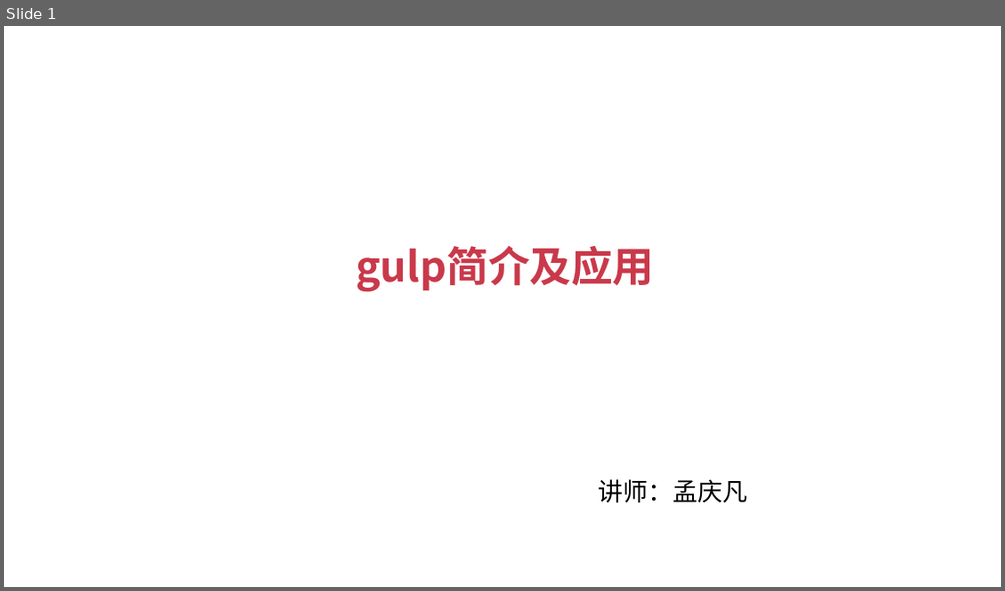
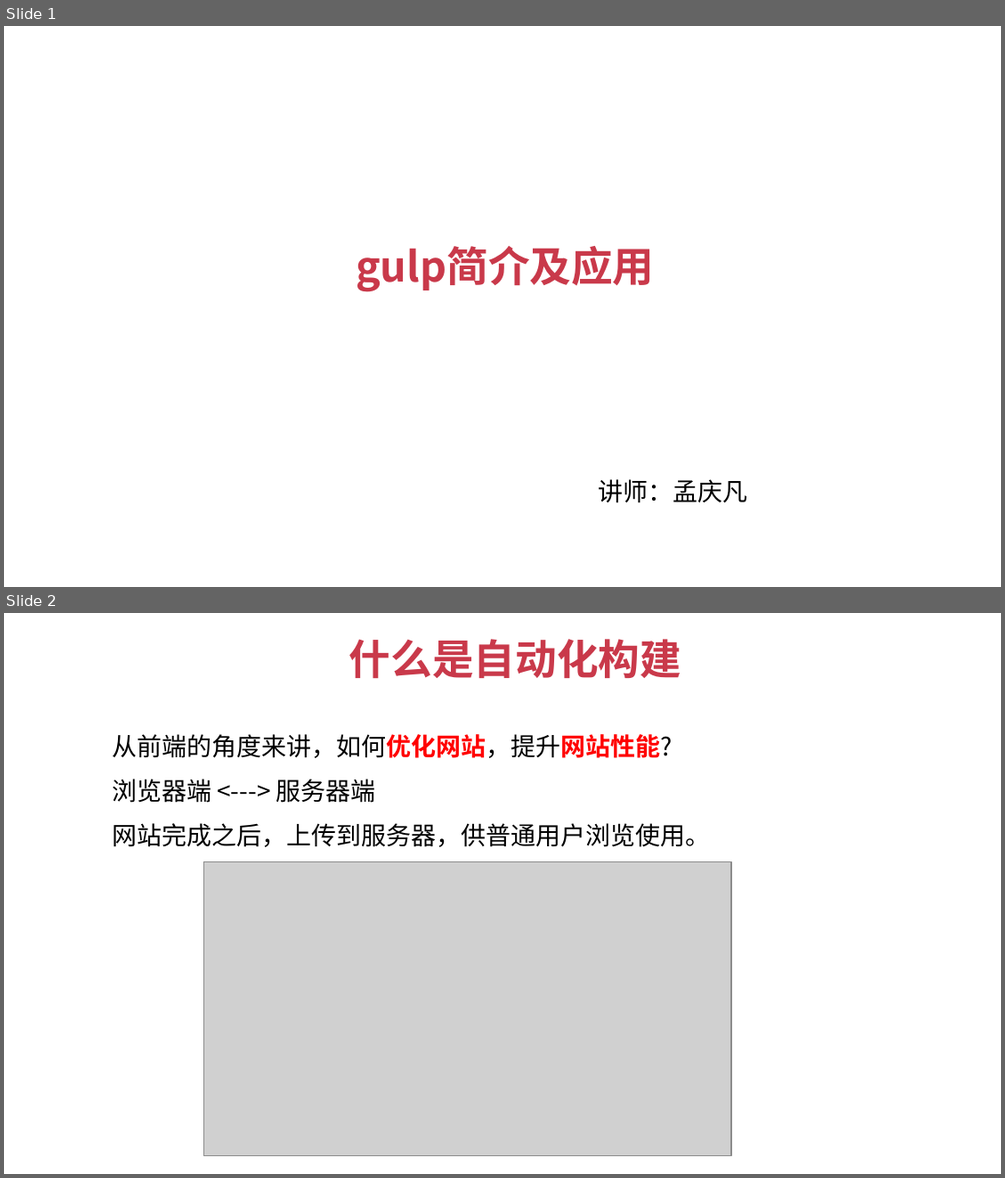
Before and after one commit to JSFFZL/Courseware-PPT, a slide deck: gulp.pptx. Shown one above the other, each under a label of ours: slide 1 before the commit, slides 1 and 2 after it. The pictures are 1005x591 and 1005x1178 pixels, drawn with LibreOffice and Linux fonts; fonts in the diff are those of the drawing; grey boxes stand for pictures; background and template pictures are left out. Boxes give left, top, right and bottom in pixels: in the first picture for what was removed or moved away, otherwise in the second. Text is boxed around its words. In the diff, an @@ line names an element or a change of style, - is before the commit and + after.

```diff
--- a/gulp.pptx
+++ b/gulp.pptx
@@ slide 2 added at (4,613,1001,1174), background #FFFFFF @@
@@ text added at (349,639,681,678), 30 pt, text #C9394A, bold @@
+什么是自动化构建
@@ text added at (112,734,710,847), 18 pt, text #000000 @@
+从前端的角度来讲，如何优化网站，提升网站性能?
+浏览器端 <---> 服务器端
+网站完成之后，上传到服务器，供普通用户浏览使用。
@@ picture added at (204,862,732,1156) @@
```
Also in this commit, not shown: 1 slide changed, 6 other slides added, 1 other file.
